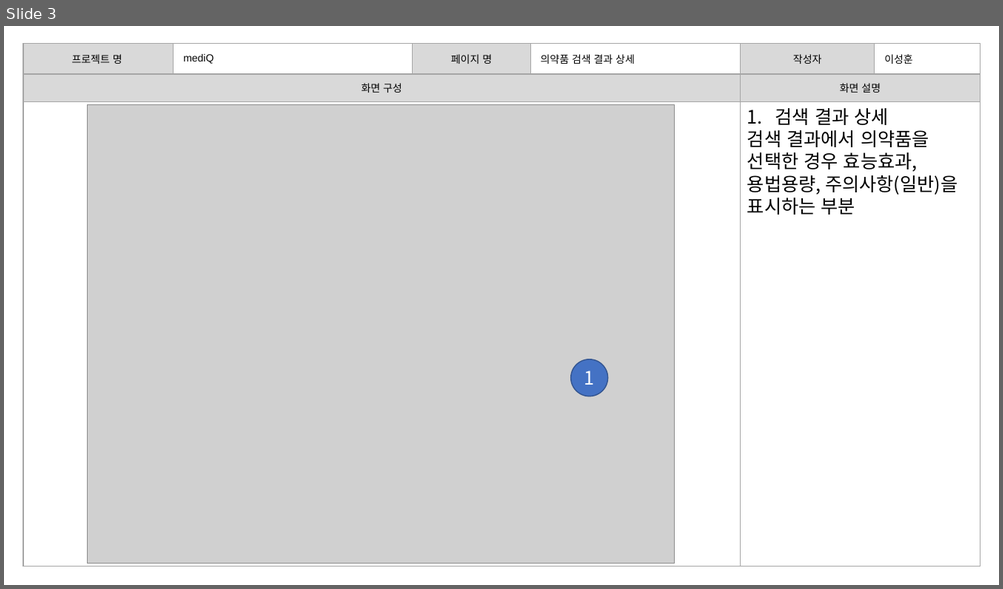
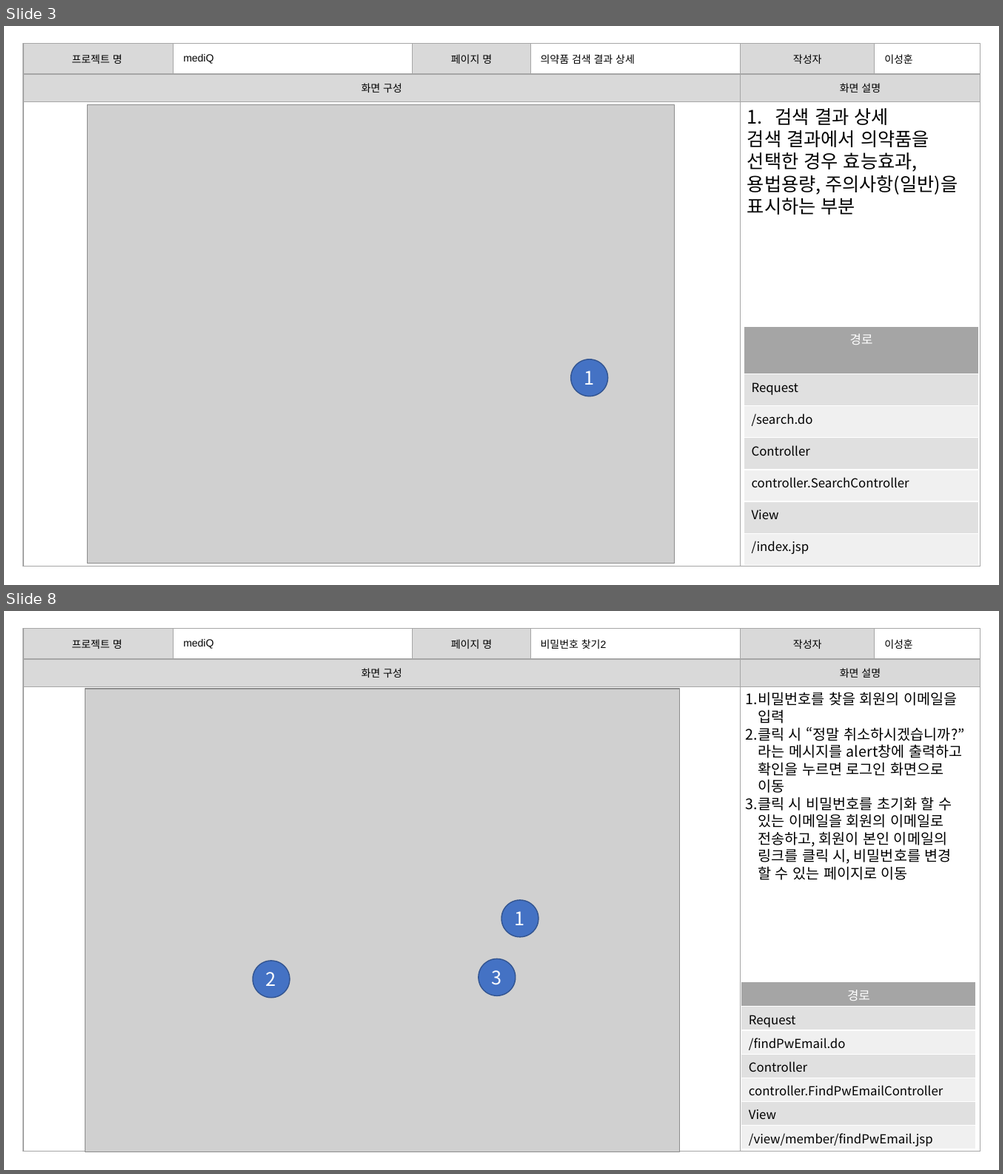
Before and after one commit to burnyst/mediQ, a slide deck: doc/이성훈/[06] 스토리보드.pptx. Shown one above the other, each under a label of ours: slide 3 before the commit, slides 3 and 8 after it; the slides between them are not shown. The pictures are 1003x589 and 1003x1174 pixels, drawn with LibreOffice and Linux fonts; fonts in the diff are those of the drawing; grey boxes stand for pictures. Boxes give left, top, right and bottom in pixels: in the first picture for what was removed or moved away, otherwise in the second. Text is boxed around its words. In the diff, an @@ line names an element or a change of style, - is before the commit and + after.

Commit message:
Update [06] 스토리보드.pptx
추가 작업 내용 반영.
경로 입력.

```diff
--- a/doc/이성훈/[06] 스토리보드.pptx
+++ b/doc/이성훈/[06] 스토리보드.pptx
@@ slide 8 added at <box>4,611,999,1170</box>, background #FFFFFF @@
@@ table added at <box>23,628,980,681</box>, 1 rows, 6 columns @@
+프로젝트 명 | mediQ | 페이지 명 | 비밀번호 찾기2 | 작성자 | 이성훈
@@ table added at <box>23,660,981,1152</box>, 2 rows, 2 columns @@
+화면 구성 | 화면 설명
+ | 
@@ picture added at <box>85,689,679,1153</box> @@
@@ text added at <box>745,692,964,880</box>, 14 pt, text #000000 @@
+1.비밀번호를 찾을 회원의 이메일을
+입력
+2.클릭 시 “정말 취소하시겠습니까?”
+라는 메시지를 alert창에 출력하고
+확인을 누르면 로그인 화면으로
+이동
+3.클릭 시 비밀번호를 초기화 할 수
+있는 이메일을 회원의 이메일로
+전송하고, 회원이 본인 이메일의
+링크를 클릭 시, 비밀번호를 변경
+할 수 있는 페이지로 이동
@@ ellipse added at <box>502,900,539,938</box>, fill #4472C4, outline #325491 1 pt, 18 pt, text #FFFFFF @@
+1
@@ ellipse added at <box>253,961,290,998</box>, fill #4472C4, outline #325491 1 pt, 18 pt, text #FFFFFF @@
+2
@@ ellipse added at <box>478,960,516,997</box>, fill #4472C4, outline #325491 1 pt, 18 pt, text #FFFFFF @@
+3
@@ table added at <box>741,982,976,1150</box>, 7 rows, 1 columns @@
+경로
+Request
+/findPwEmail.do
+Controller
+controller.FindPwEmailController
+View
+/view/member/findPwEmail.jsp
@@ slide 3 changed as well @@
@@ table added at <box>744,326,979,566</box>, 7 rows, 1 columns @@
+경로
+Request
+/search.do
+Controller
+controller.SearchController
+View
+/index.jsp
```
Also in this commit, not shown: 2 other slides changed, 7 other slides added.
